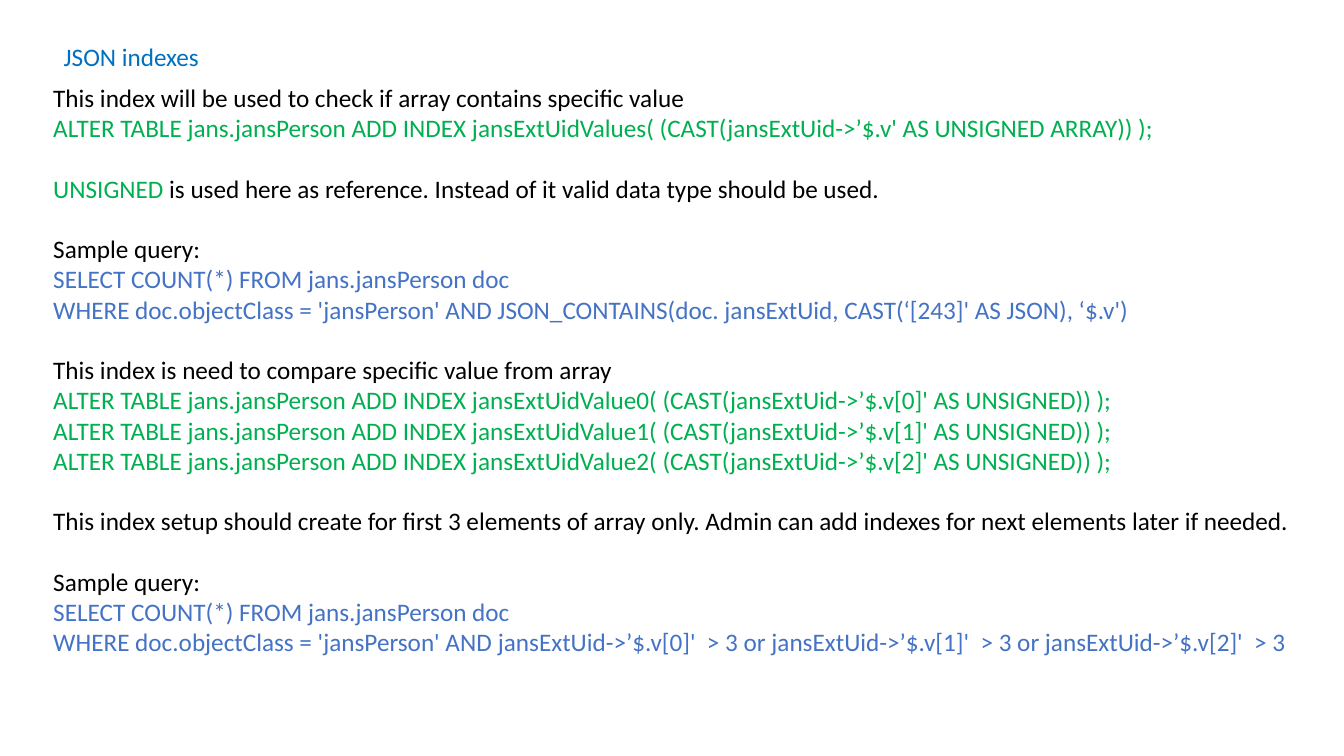
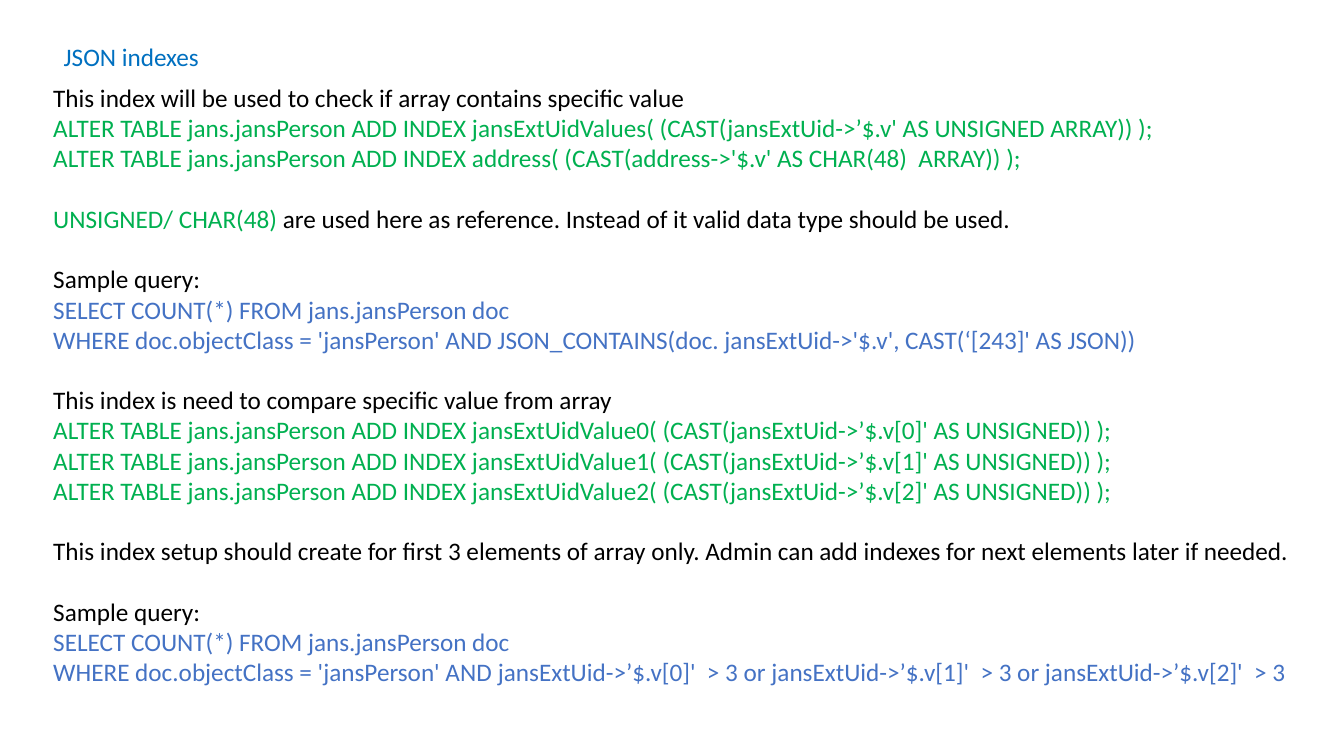
Before and after one commit to duttarnab/jans-orm, a slide deck: slide 5 of sql/docs/Schema to SQL mapping.pptx. Drawn at 1344x756 pixels with LibreOffice and Linux fonts; fonts in the diff are those of the drawing. Boxes give left, top, right and bottom in pixels: in the first picture for what was removed or moved away, otherwise in the second. Text is boxed around its words. In the diff, an @@ line names an element or a change of style, - is before the commit and + after.

Commit message:
Add indexes docs

```diff
--- a/sql/docs/Schema to SQL mapping.pptx
+++ b/sql/docs/Schema to SQL mapping.pptx
@@ text at [53, 148, 1010, 232]: text changed; text colour #000000 to #00B050 @@
-UNSIGNED is used here as reference. Instead of it valid data type should be used.
+ALTER TABLE jans.jansPerson ADD INDEX address( (CAST(address->'$.v' AS CHAR(48) ARRAY)) );
+UNSIGNED/ CHAR(48) are used here as reference. Instead of it valid data type should be used.
@@ text at [53, 331, 1136, 354]: text changed @@
-WHERE doc.objectClass = 'jansPerson' AND JSON_CONTAINS(doc. jansExtUid, CAST(‘[243]' AS JSON), ‘$.v')
+WHERE doc.objectClass = 'jansPerson' AND JSON_CONTAINS(doc. jansExtUid->'$.v', CAST(‘[243]' AS JSON))
```
Also in this commit, not shown: 1 other file.
